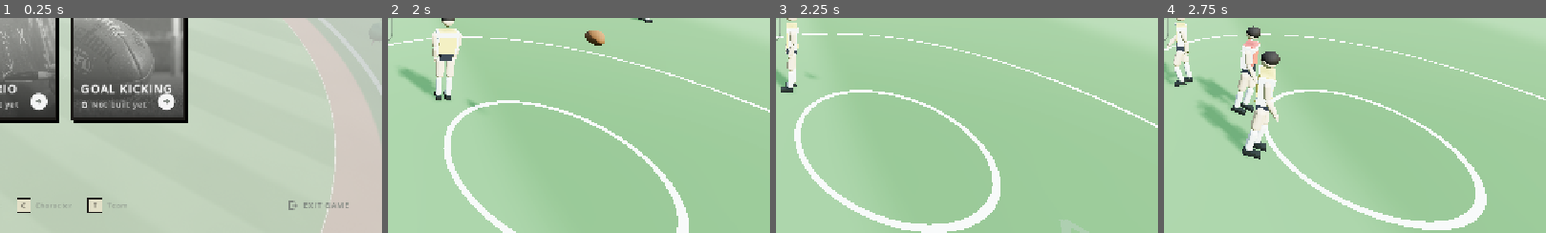
Above: before the commit, frames 1-4 (left to right).
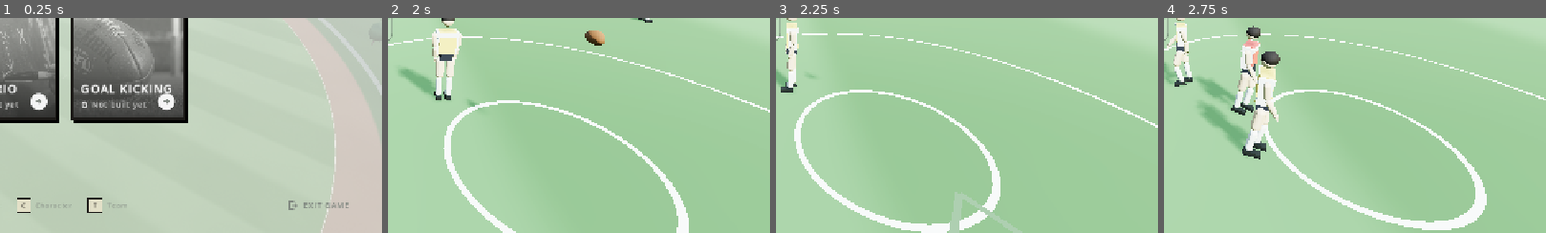
Above: after the commit, the same moments.

Repository: Yaandle/aussie-rules2
Game: Godot game, scene res://scenes/ui/main_menu.tscn
Same seed, same stepped clock (60 frames per second), same inputs: the game is played once before the commit and once after it.
Inputs (mouse positions are % of the whole screen's width and height, from its top left):
- Up to frame 1 (0.25 s): no input
- Up to frame 2 (2 s): tap Enter (ui_accept) at 0.5, 0.77 s; move the mouse to (45, 70) at 0.52 s; hold W (move_forward) 0.53-1.25 s; hold G (mark_safe) 0.53-1.25 s; tap H (mark_aggressive) at 0.6 s; click (45, 70) at 0.67 s; drag from (80, 65) to (45, 70) at 1.27 s
- Up to frame 3 (2.25 s): move the mouse to (20, 35) at 2.02 s; hold A (move_left) from 2.03 s (still down); tap P (spoil) at 2.1 s
- Up to frame 4 (2.75 s): keep holding A (move_left); tap H (mark_aggressive) at 2.3 s
The pictures show only the part of the screen within x 50-100%, y 50-100%; the shares and areas given below are measured in that part.

Frames 1-2 are identical in both runs. In frame 3, 0.2% of the frame differs, in the area x 45-57%, y 88-100%; in frame 4, nothing differs.

Commit message:
Fix marking coach: aggressive-mark input eaten before range gate, cue flicker
_update_aerial_contest called wants_mark_aggressive() (which consumes the
buffered press) before checking MARK_CONTEST_RANGE/MARK_AGGRESSIVE_MIN_
FLIGHT_DISTANCE in a short-circuited and, so a correctly-timed early press
was silently discarded. Reordered so gates are checked first. Also
upgrades mark_timing_offset() to a gravity-aware quadratic ETA (a falling
ball's closing speed isn't constant, which biased the Aggressive tier's
timing window specifically). mark_prompt.gd's ring no longer hides/shows
around the badge, removing a flicker step. landing_shadow.gd now damps
toward its estimate instead of snapping every frame. Also drops an
orphaned scratch-test .uid left from an earlier session.

Diff:
--- a/scripts/ball/landing_shadow.gd
+++ b/scripts/ball/landing_shadow.gd
@@ -29,6 +29,22 @@
 const PULSE_SPEED := 2.4
 const PULSE_ALPHA_AMOUNT := 0.25
 
+## Exponential smoothing rate for chasing the raw recomputed landing point
+## (user report: shadow "jitters at the end of the trajectory"). The raw
+## estimate is recomputed from scratch every frame from the ball's live
+## position/velocity (see _estimate_landing's own comment on why — no
+## cached prediction), which is honest but noisy: any small per-frame
+## change in the ball's velocity (drag, a spoil, catch-gravity easing) is a
+## forward simulation run all the way out again, and late in the arc, when
+## the remaining flight time is short, that noise stops being smoothed out
+## by distance/time and starts reading as visible jitter right at the
+## point players most need to read it precisely. Smoothing the marker's
+## displayed position toward the raw target (rather than snapping to it)
+## fixes that without touching the prediction math itself. Same
+## exp-decay-toward-target shape used elsewhere for camera/UI easing in
+## this project; not physically meaningful, purely a display filter.
+const SMOOTHING_RATE := 12.0   # higher = snappier/less lag, lower = smoother/more lag
+
 ## Same accent family as KickTrajectory's own preview, so a live shadow
 ## and a pre-kick aim preview read as one visual language rather than two
 ## unrelated overlay systems — see that file's colour comment for why the
@@ -57,11 +73,26 @@
 		visible = false
 		return
 
+	var was_visible := visible
 	visible = true
 	_time += delta
 	var landing := _estimate_landing(ball.global_position, ball.linear_velocity)
 	landing.y = MARKER_HEIGHT
-	global_position = landing
+	if was_visible:
+		# Damp toward the freshly recomputed target instead of snapping to
+		# it — see SMOOTHING_RATE's own comment for why the raw estimate is
+		# noisy late in the arc. Frame-rate independent via the standard
+		# 1 - exp(-rate*delta) decay, same shape weight_towards()/lerp-per-
+		# frame smoothing uses elsewhere in this project.
+		var t := 1.0 - exp(-SMOOTHING_RATE * delta)
+		global_position = global_position.lerp(landing, t)
+	else:
+		# Just became visible (ball only just went airborne, or this is the
+		# very first frame it's tracked) — jump straight to the real
+		# estimate rather than lerping in from wherever the marker was last
+		# left (possibly stale, possibly the origin), which would otherwise
+		# read as its own visible glide-in.
+		global_position = landing
 
 	var pulse := sin(_time * PULSE_SPEED)
 	_material.albedo_color = Color(_colour.r, _colour.g, _colour.b,
--- a/scripts/player/player_controller.gd
+++ b/scripts/player/player_controller.gd
@@ -1556,9 +1556,26 @@
 		_attempt_running_mark(ball)
 		return
 
-	if _brain.wants_mark_aggressive() and ball.global_position.distance_to(
-			_carry_point.global_position) <= Tuning.MARK_CONTEST_RANGE \
-			and ball.distance_since_launch() >= Tuning.MARK_AGGRESSIVE_MIN_FLIGHT_DISTANCE:
+	# Gate on distance/flight-distance *before* consulting the brain —
+	# consume_buffered_press() (what wants_mark_aggressive() calls under the
+	# hood) erases the buffered press the instant it's read, per its own
+	# doc comment: "callers must only call this at the point they are
+	# actually about to act on it." With the brain check first (short-
+	# circuit `and`), a press read on a frame where the ball was still a
+	# hair outside MARK_CONTEST_RANGE or MIN_FLIGHT_DISTANCE got silently
+	# eaten — _begin_aggressive_mark() never fired, but the buffer was
+	# already gone, so a later frame (ball now genuinely in range) saw
+	# nothing left to consume. That reads to the player as "I timed it
+	# right and nothing happened" — issue 2's exact symptom, since the ring
+	# cue's own "press now" instant is timed off mark_timing_offset() (see
+	# MarkPrompt._press_target_offset), not off this distance gate, so the
+	# two can legitimately disagree by a frame or two on a fast/steep
+	# delivery. Checking the gates first means a press that arrives early
+	# stays buffered (Tuning.INPUT_BUFFER_WINDOW) until the ball is
+	# actually in range, instead of being thrown away.
+	if ball.global_position.distance_to(_carry_point.global_position) <= Tuning.MARK_CONTEST_RANGE \
+			and ball.distance_since_launch() >= Tuning.MARK_AGGRESSIVE_MIN_FLIGHT_DISTANCE \
+			and _brain.wants_mark_aggressive():
 		_begin_aggressive_mark()
 
 
@@ -1706,10 +1723,41 @@
 	# for a Running mark taken at pace, where closing the gap is a joint
 	# effort between the ball's flight and the player's own sprint toward
 	# it, not the ball's velocity alone.
-	var closing_speed := -to_catch.normalized().dot(ball.linear_velocity - velocity)
-	if closing_speed > Tuning.MARK_TIMING_MIN_CLOSING_SPEED:
-		return -dist / closing_speed
-	return Tuning.MARK_TIMING_PAST_PEAK_OFFSET
+	var to_catch_dir := to_catch.normalized()
+	var closing_speed := -to_catch_dir.dot(ball.linear_velocity - velocity)
+	if closing_speed <= Tuning.MARK_TIMING_MIN_CLOSING_SPEED:
+		return Tuning.MARK_TIMING_PAST_PEAK_OFFSET
+	# A falling ball's closing speed keeps rising under gravity right up to
+	# the catch — a real, physical acceleration, not sensor noise — so a
+	# plain dist/closing_speed (constant-velocity) ETA is a systematic
+	# under-estimate of urgency: it reads the *slowest* closing speed of
+	# the remaining approach (now) and assumes that rate the whole way in.
+	# Safe/Running never notice, because they grade the very instant the
+	# button is pressed — this is only ever asked "is it here right now,"
+	# never "how long until." Aggressive is the one tier that *commits*
+	# ACTION_CONTACT[MARK_AGGRESSIVE] (0.4s) ahead of its own resolution
+	# (the jump has to physically rise first — see _resolve_aggressive_
+	# mark's own comment), so it's the one tier actually relying on this
+	# number as a forward prediction, and the bias bit exactly there:
+	# scripted verification (a real Ball/PlayerController physics run, not
+	# just this comment) showed a steep coach-drill-style delivery's true
+	# closest approach landing roughly twice as soon as the plain linear
+	# estimate promised, so a jump committed off "offset == -0.4s" was
+	# still mid-air, arm still rising, after the ball had already passed
+	# and moved on — a real, reproducible cause of "aggressive mark misses
+	# on seemingly correct timing," not player error. Folding in gravity's
+	# contribution to closing acceleration (constant-acceleration ETA,
+	# solved the same way a real trajectory would be — drag omitted, same
+	# simplification Ball.predicted_landing_position() already makes for a
+	# live in-the-loop estimate) corrects for exactly that rise.
+	var closing_accel := -to_catch_dir.dot(Vector3(0.0, -Tuning.GRAVITY, 0.0))
+	if absf(closing_accel) > 0.001:
+		var discriminant := closing_speed * closing_speed + 2.0 * closing_accel * dist
+		if discriminant >= 0.0:
+			var eta := (-closing_speed + sqrt(discriminant)) / closing_accel
+			if eta > 0.0:
+				return -eta
+	return -dist / closing_speed
 
 
 ## The physical (never probabilistic — RULES_REFERENCE.md §3) consequence
--- a/scripts/ui/mark_prompt.gd
+++ b/scripts/ui/mark_prompt.gd
@@ -173,16 +173,33 @@
 ## Only ever called from _process() while `tier` is already known live —
 ## no redundant re-checks here. `_tier` has already been updated to the
 ## current live tier by the caller before this runs.
+##
+## Always marks the ring visible once live — it used to bail out (leaving
+## the ring hidden) whenever mark_timing_offset() reported "not
+## meaningfully closing yet" (early in the ball's flight, before real
+## closing speed builds — see that function's own comment) or "past peak"
+## (right at the tail of a live window). That made the ring's first
+## appearance a hard pop-in sometime *after* the badge had already been
+## showing alone, and — since closing_speed can wobble across that
+## MARK_TIMING_MIN_CLOSING_SPEED threshold for a frame or two right around
+## a trajectory's apex — could flicker the ring on/off before it settled.
+## Reported as "shows static, flickers away, then reappears with the
+## timing cue" instead of one continuous cue. Now the ring is part of the
+## same live moment as the badge from frame one, just sitting at progress
+## 0 (a zero-length arc — effectively invisible, but never toggled off)
+## until there's a real countdown to show, so there's no separate
+## hide-then-show step left to flicker.
 func _update_ring() -> void:
+	_ring_visible_this_frame = true
 	var offset := player.mark_timing_offset(ball)
 	if offset >= Tuning.MARK_TIMING_PAST_PEAK_OFFSET:
-		return   # ball's no longer meaningfully closing — nothing left to count down
+		_ring_progress = 0.0   # nothing meaningful to count down yet — sweep hasn't started
+		return
 	var to_press := offset - _press_target_offset(_tier)
 	# 0 at the start of the countdown window, 1 (a full lap) right at the
 	# press-now instant — see this file's own header for why a sweep reads
 	# more directly as "go" than the old shrinking-ring version did.
 	_ring_progress = clampf(1.0 + to_press / RING_LEAD_TIME, 0.0, 1.0)
-	_ring_visible_this_frame = true
 
 
 func _draw_badge(canvas: Control) -> void:
Not shown, removed: _scratch_mark_test2.gd.uid
